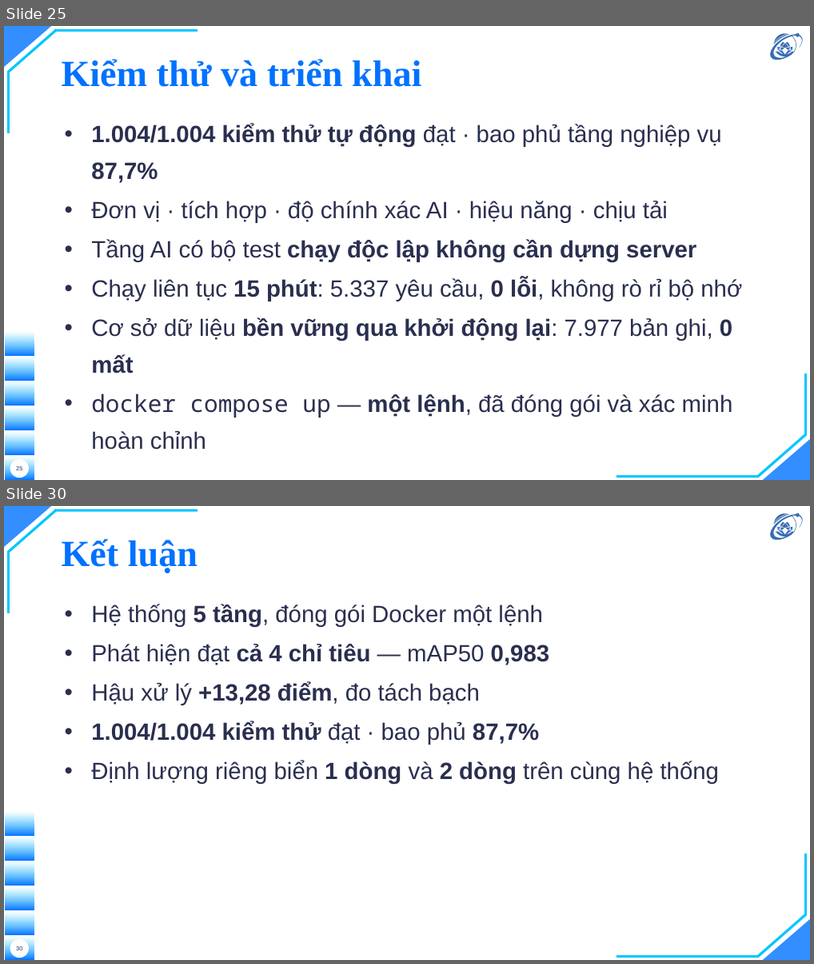
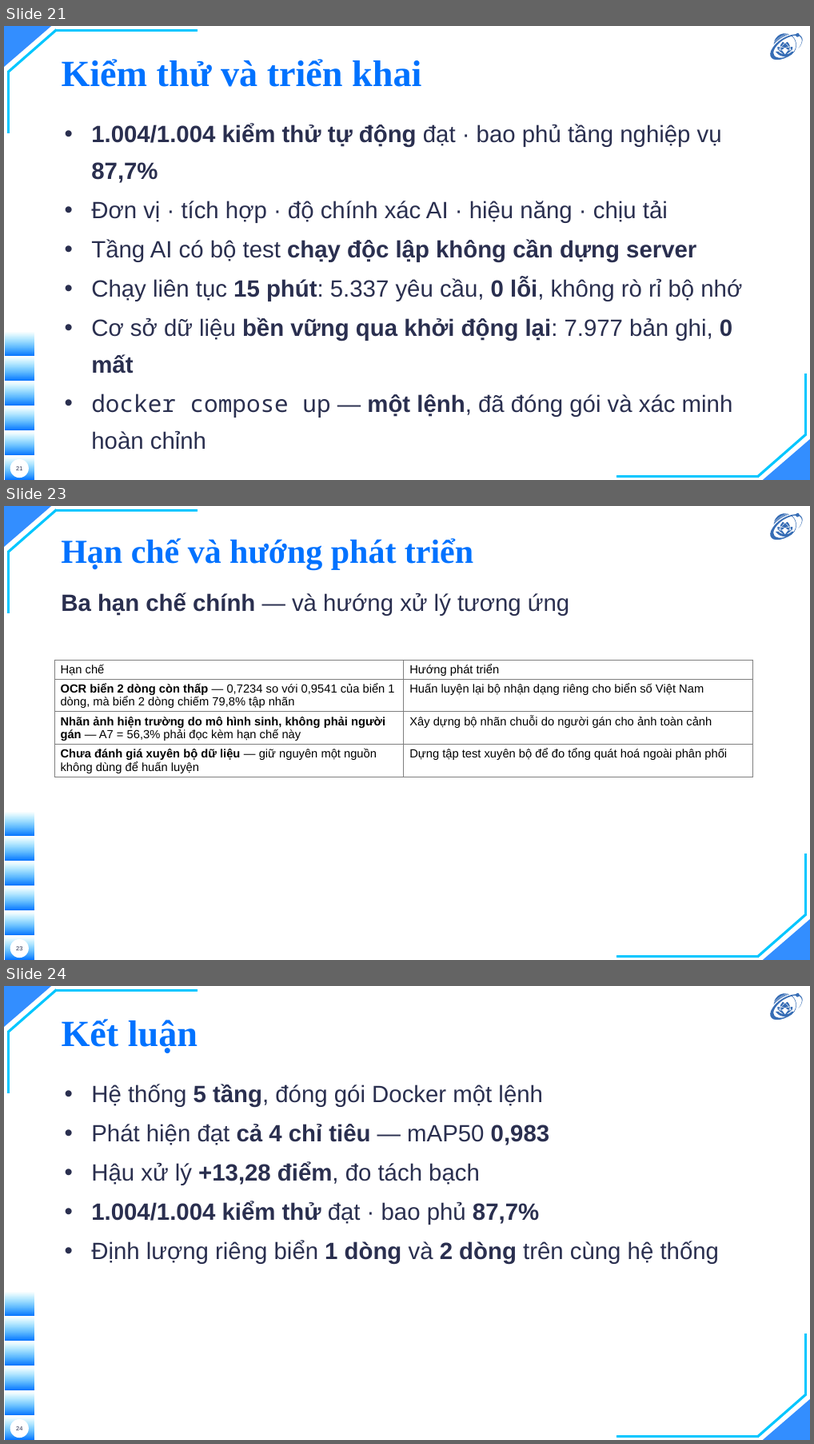
Before and after one commit to hieunguyen2604/alpr-do-an-mon-hoc, a slide deck: docs/slides/slides.pptx. Shown one above the other, each under a label of ours: slides 25 and 30 before the commit, slides 21, 23 and 24 after it; the slides between them are not shown. The pictures are 814x964 and 814x1444 pixels, drawn with LibreOffice and Linux fonts; fonts in the diff are those of the drawing; background and template pictures are left out. Boxes give left, top, right and bottom in pixels: in the first picture for what was removed or moved away, otherwise in the second. Text is boxed around its words. In the diff, an @@ line names an element or a change of style, - is before the commit and + after.

```diff
--- a/docs/slides/slides.pptx
+++ b/docs/slides/slides.pptx
@@ slide 23 added at [4, 506, 810, 960], background picture (left out); not listed: 16 template elements that a slide beside it also shows @@
@@ title added at [61, 538, 474, 569], 40 pt, text #0072FF, bold @@
+Hạn chế và hướng phát triển
@@ text added at [61, 592, 570, 616], 28 pt, text #2A2F4F @@
+Ba hạn chế chính — và hướng xử lý tương ứng
@@ table added at [54, 660, 754, 914], 4 rows, 2 columns @@
+Hạn chế | Hướng phát triển
+OCR biển 2 dòng còn thấp — 0,7234 so với 0,9541 của biển 1 dòng, mà biển 2 dòng chiếm 79,8% tập nhãn | Huấn luyện lại bộ nhận dạng riêng cho biển số Việt Nam
+Nhãn ảnh hiện trường do mô hình sinh, không phải người gán — A7 = 56,3% phải đọc kèm hạn chế này | Xây dựng bộ nhãn chuỗi do người gán cho ảnh toàn cảnh
+Chưa đánh giá xuyên bộ dữ liệu — giữ nguyên một nguồn không dùng để huấn luyện | Dựng tập test xuyên bộ để đo tổng quát hoá ngoài phân phối
@@ page number added at [16, 946, 22, 950], 7 pt, text #2A2F4F @@
+23
@@ what was slide 25 is now slide 21 @@
@@ what was slide 30 is now slide 24 @@
@@ page number at [16, 1426, 22, 1430]: text changed @@
-30
+24
```
Also in this commit, not shown: 3 slides changed, 7 slides removed, 10 other files.
